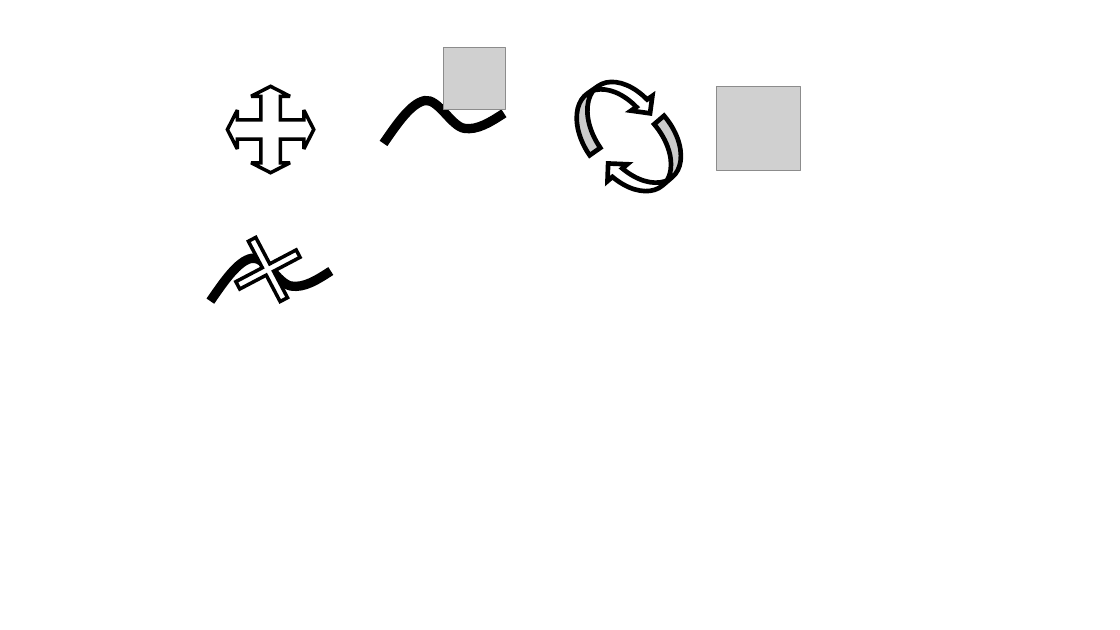
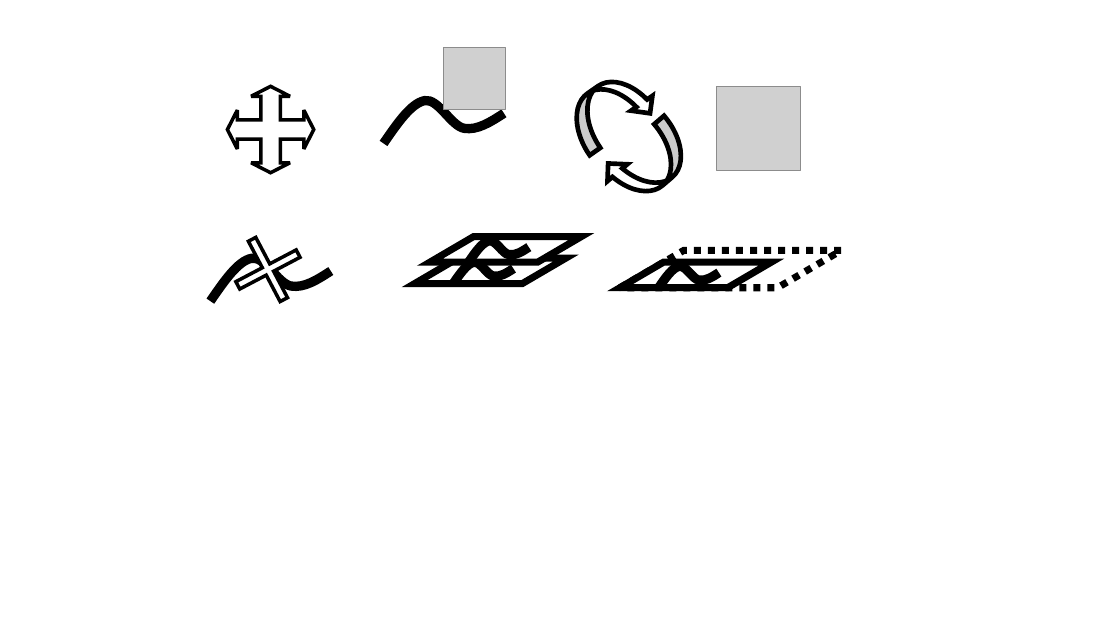
Before and after one commit to boris-van-sosin/Sprocket-Turret-Designer-Mk2, a slide deck: slide 1 of icons.pptx. Drawn at 1120x630 pixels with LibreOffice and Linux fonts; fonts in the diff are those of the drawing; grey boxes stand for pictures. Boxes give left, top, right and bottom in pixels: in the first picture for what was removed or moved away, otherwise in the second. Text is boxed around its words. In the diff, an @@ line names an element or a change of style, - is before the commit and + after.

```diff
--- a/icons.pptx
+++ b/icons.pptx
@@ parallelogram added at box(430, 237, 581, 262), fill #FFFFFF, outline #000000 6 pt @@
@@ parallelogram added at box(414, 258, 565, 283), fill #FFFFFF, outline #000000 6 pt @@
@@ freeform shape added at box(454, 262, 514, 284), outline #000000 8 pt @@
@@ freeform shape added at box(469, 241, 529, 263), outline #000000 8 pt @@
@@ parallelogram added at box(620, 250, 842, 287), fill #FFFFFF, outline #000000 6 pt dashed @@
@@ parallelogram added at box(620, 262, 771, 287), fill #FFFFFF, outline #000000 6 pt @@
@@ freeform shape added at box(659, 266, 719, 288), outline #000000 8 pt @@
```
Also in this commit, not shown: 21 other files.
